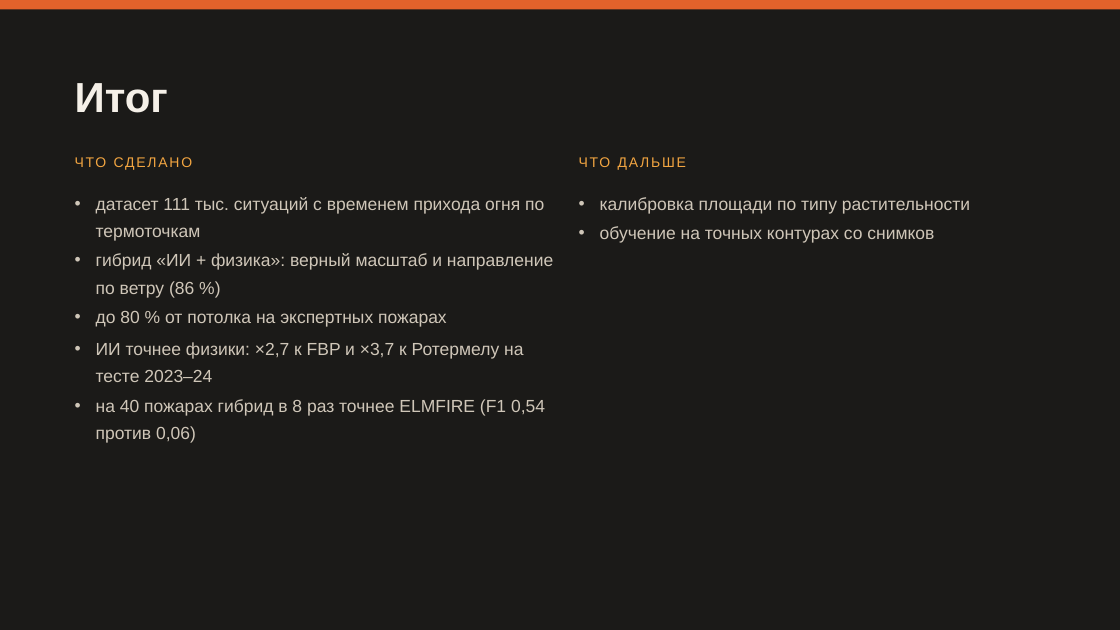
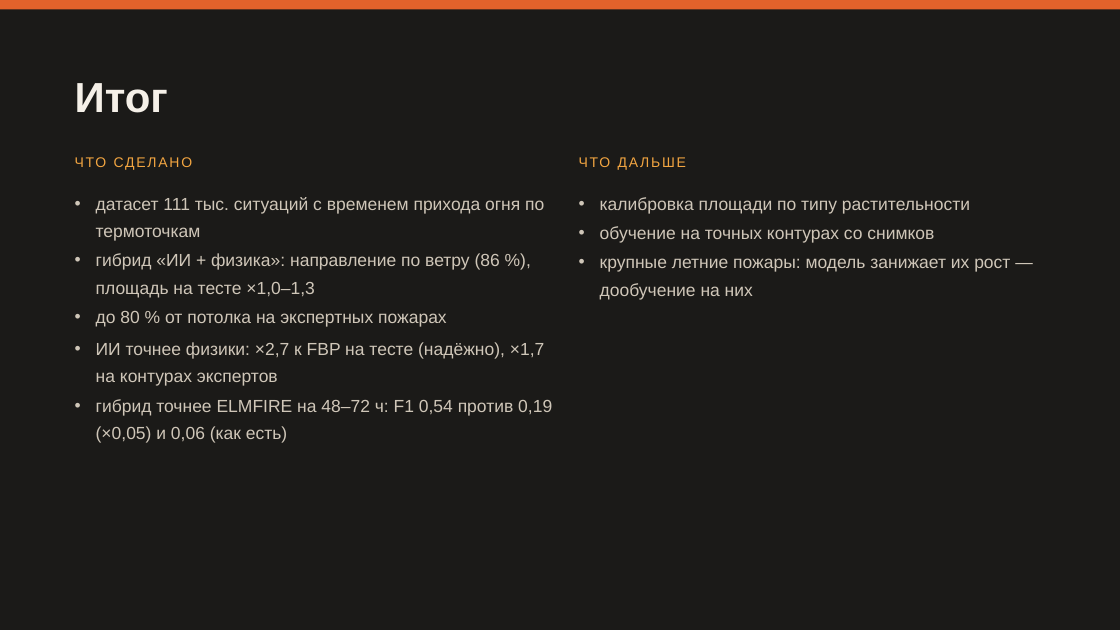
Before and after one commit to Bekabaev/fire_proj, a slide deck: slide 35 of presentation/presentation_final2.pptx (slide 34 before the commit). Drawn at 1120x630 pixels with LibreOffice and Linux fonts; fonts in the diff are those of the drawing. Boxes give left, top, right and bottom in pixels: in the first picture for what was removed or moved away, otherwise in the second. Text is boxed around its words. In the diff, an @@ line names an element or a change of style, - is before the commit and + after.

```diff
--- a/presentation/presentation_final2.pptx
+++ b/presentation/presentation_final2.pptx
@@ text at (96, 253, 500, 298): text changed @@
-• гибрид «ИИ + физика»: верный масштаб и направление по ветру (86 %)
+• гибрид «ИИ + физика»: направление по ветру (86 %), площадь на тесте ×1,0–1,3
@@ text added at (600, 258, 1010, 300), 15 pt, text #CFC6B8 @@
+• крупные летние пожары: модель занижает их рост — дообучение на них
@@ text at (96, 342, 544, 386): text changed @@
-• ИИ точнее физики: ×2,7 к FBP и ×3,7 к Ротермелу на тесте 2023–24
+• ИИ точнее физики: ×2,7 к FBP на тесте (надёжно), ×1,7 на контурах экспертов
@@ text at (96, 399, 552, 443): text changed @@
-• на 40 пожарах гибрид в 8 раз точнее ELMFIRE (F1 0,54 против 0,06)
+• гибрид точнее ELMFIRE на 48–72 ч: F1 0,54 против 0,19 (×0,05) и 0,06 (как есть)
```
Also in this commit, not shown: 8 other slides changed, 1 slide added, 2 other files.
